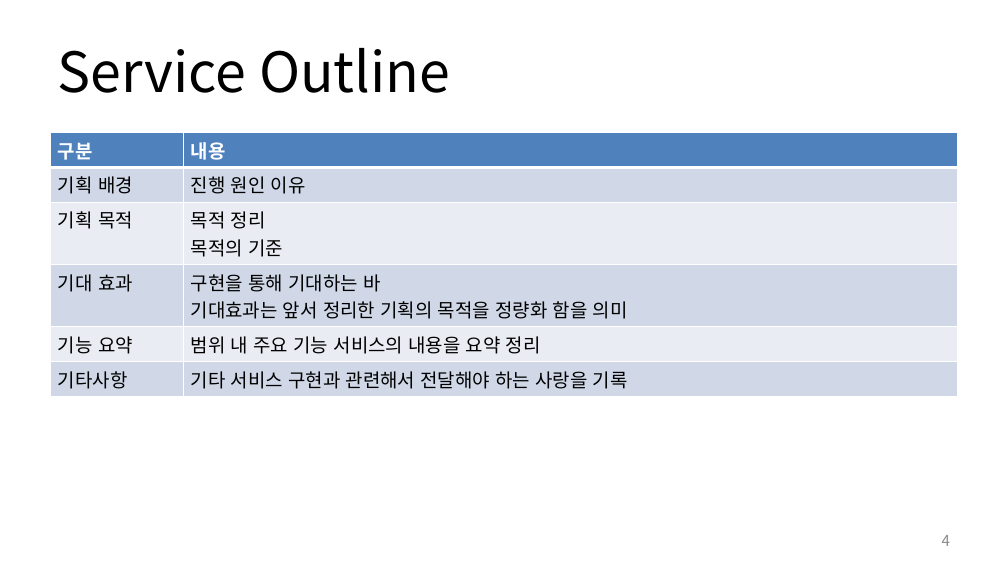
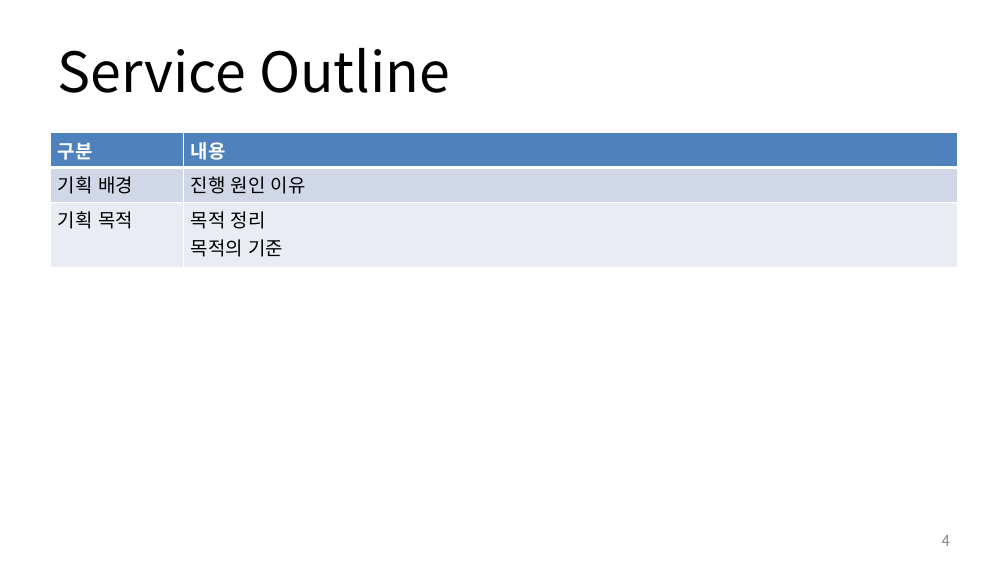
Before and after one commit to zizi3421/meeting_site_project01, a slide deck: slide 4 of PPT/웹 스토리보드.pptx. Drawn at 1008x567 pixels with LibreOffice and Linux fonts; fonts in the diff are those of the drawing. Boxes give left, top, right and bottom in pixels: in the first picture for what was removed or moved away, otherwise in the second. Text is boxed around its words. In the diff, an @@ line names an element or a change of style, - is before the commit and + after.

```diff
--- a/PPT/웹 스토리보드.pptx
+++ b/PPT/웹 스토리보드.pptx
@@ table at (51, 132, 958, 268) @@
-row 4: 기대 효과 | 구현을 통해 기대하는 바 / 기대효과는 앞서 정리한 기획의 목적을 정량화 함을 의미
-row 5: 기능 요약 | 범위 내 주요 기능 서비스의 내용을 요약 정리
-row 6: 기타사항 | 기타 서비스 구현과 관련해서 전달해야 하는 사랑을 기록
```
Also in this commit, not shown: 3 other slides changed, 1 slide added, 1 slide removed.
